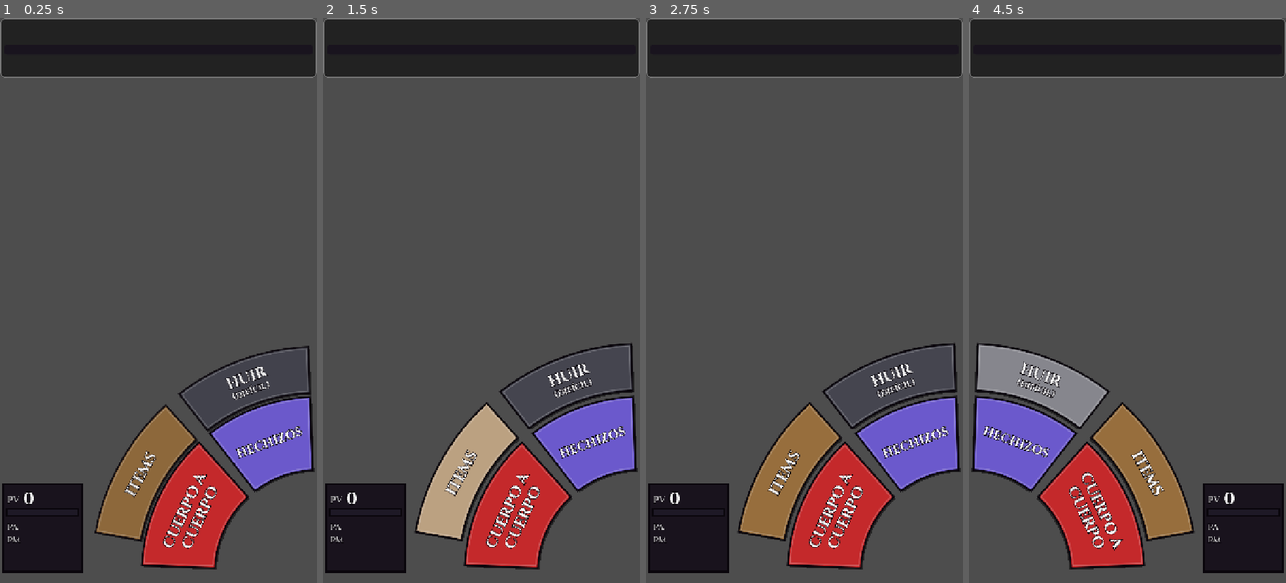
Above: before the commit, frames 1-4 (left to right).
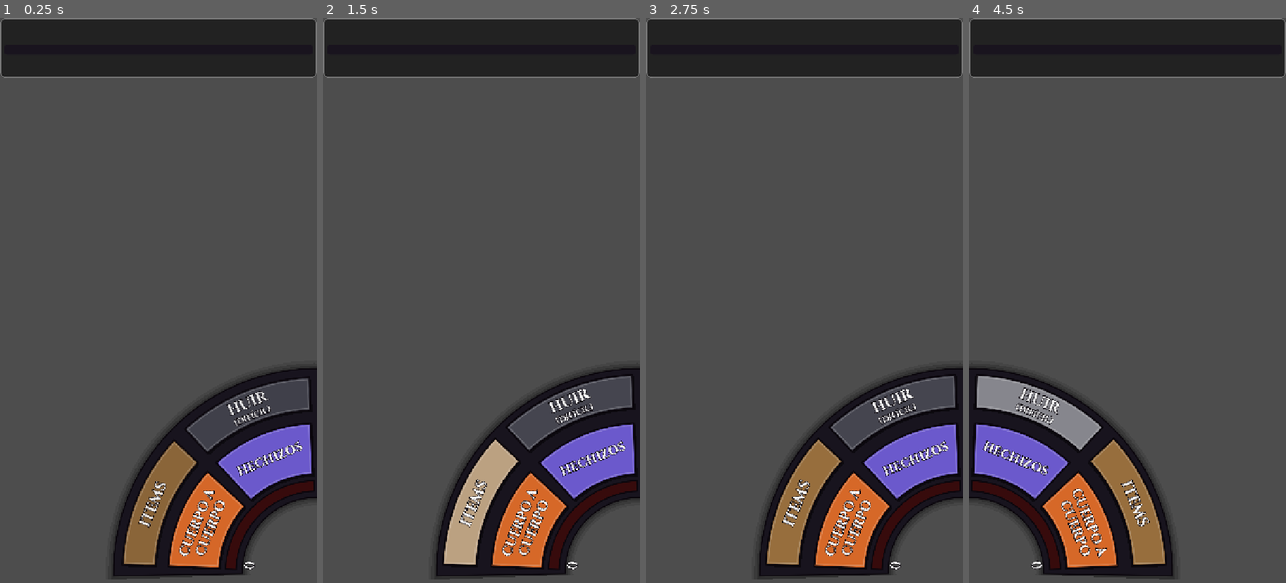
Above: after the commit, the same moments.

Repository: Clarexz/rpg-pixel-art-dark-fantasy
Game: Godot game, scene res://tools/tests/duel_ui_test.tscn
Two runs of this game, one before a commit and one after it. Both use one fixed random seed, a clock stepped at 60 frames per second and the inputs below. This scene is started directly instead of the project's main scene.
Inputs (mouse positions are in pixels of both pictures, inside the frame that each line leads up to):
- Up to frame 1 (0.25 s): no input
- Up to frame 2 (1.5 s): tap Enter at 0.5 s; drag from (481, 300) to (513, 176) at 0.52 s; drag from (418, 328) to (465, 413) at 1.27 s
- Up to frame 3 (2.75 s): move the mouse to (836, 176) at 2.02 s; hold D from 2.03 s (still down); tap M at 2.1 s
- Up to frame 4 (4.5 s): release D at 2.75 s; tap Space at 2.75, 3.77 s; drag from (1111, 413) to (1032, 215) at 2.77 s; tap Enter at 3.5 s; move the mouse to (1222, 385) at 3.52 s; hold A 3.53-4.25 s; tap F at 3.6 s; drag from (1032, 215) to (1079, 159) at 4.27 s

The runs differ from the first frame. In frame 1, 20% of the frame differs, in the area x 0-100%, y 58-100%; in frame 2, 20%; in frame 3, 20%; in frame 4, 21%, in the area x 0-100%, y 57-100%.

Commit message:
HUD del jugador dentro del arco: base de piedra, PV curva, PA/PM en segmentos junto a su botón; modo compacto con la cuadrícula; ITEMS y cuerpo a cuerpo con el mismo ancho
Co-Authored-By: Claude Opus 5.5 <noreply@anthropic.com>
Claude-Session: https://claude.ai/code/session_014Dsa23fScEoXoYDyqKzp3d

Diff:
--- a/combat/duel_ui.gd
+++ b/combat/duel_ui.gd
@@ -35,10 +35,10 @@
 ## Ángulos en grados desde el pivote (mano derecha): 180 = izquierda, 270 = arriba.
 ## Anillo 0 (interior) = lo más usado; anillo 1 (exterior) = lo menos usado.
 const ARC: Array[Dictionary] = [
-	{"text": "CUERPO A\nCUERPO", "color": CombatStyle.ATTACK, "ring": 0, "a0": 182.0, "a1": 228.0},
-	{"text": "HECHIZOS", "color": CombatStyle.SPELL, "ring": 0, "a0": 232.0, "a1": 268.0},
-	{"text": "ITEMS", "color": CombatStyle.ITEMS, "ring": 1, "a0": 190.0, "a1": 228.0},
-	{"text": "HUIR", "color": CombatStyle.FLEE, "ring": 1, "a0": 232.0, "a1": 268.0},
+	{"text": "CUERPO A\nCUERPO", "color": CombatStyle.MELEE, "ring": 0, "a0": 182.0, "a1": 223.0},
+	{"text": "HECHIZOS", "color": CombatStyle.SPELL, "ring": 0, "a0": 227.0, "a1": 268.0},
+	{"text": "ITEMS", "color": CombatStyle.ITEMS, "ring": 1, "a0": 182.0, "a1": 223.0},
+	{"text": "HUIR", "color": CombatStyle.FLEE, "ring": 1, "a0": 227.0, "a1": 268.0},
 ]
 ## Margen en la orilla de la mano de los botones de la cuadrícula.
 const HAND_MARGIN: float = 16.0
@@ -92,7 +92,7 @@
 	_hud.set_stats(hp, max_hp, pa, max_pa, pm, max_pm)
 
 
-## Para las pruebas: el HUD del jugador (esquina libre, lado contrario a la mano).
+## Para las pruebas: el HUD del jugador (integrado al arco; compacto en la esquina contraria).
 func player_hud() -> PlayerHud:
 	return _hud
 
@@ -127,6 +127,7 @@
 	_arc.left_handed = left_handed
 	_arc.set_entries(entries, true)
 	_arc.show()
+	_hud.compact = false
 
 
 ## Para las pruebas: punto global (centro) del sector `index` del menú en arco.
@@ -345,7 +346,7 @@
 	bottom_pad.mouse_filter = Control.MOUSE_FILTER_IGNORE
 	root.add_child(bottom_pad)
 
-	# Tus PV/PA/PM: esquina libre del lado contrario a la mano (ver PlayerHud).
+	# Tus PV/PA/PM: dibujados bajo el arco (ver PlayerHud).
 	_hud = PlayerHud.new()
 	add_child(_hud)
 
@@ -404,6 +405,7 @@
 		child.queue_free()
 	_buttons.clear()
 	_arc.hide()
+	_hud.compact = true
 	_buttons["back:0"] = _back_button
 	_buttons["end:0"] = _end_button
 	_cluster.columns = columns
--- a/tools/tests/duel_ui_test.gd
+++ b/tools/tests/duel_ui_test.gd
@@ -62,7 +62,7 @@
 			_check(_events == [[&"menu", i]], "%s: tocar menu:%d emitió %s" % [tag, i, _events])
 		# Un toque en el hueco entre sectores va a un vecino.
 		var side: float = -1.0 if left else 1.0
-		var gap_pt: Vector2 = pivot + Vector2(-cos(deg_to_rad(230.0)) * -1.0 * side, sin(deg_to_rad(230.0))) * 315.0
+		var gap_pt: Vector2 = pivot + Vector2(-cos(deg_to_rad(225.0)) * -1.0 * side, sin(deg_to_rad(225.0))) * 280.0
 		_events.clear()
 		await _tap(gap_pt)
 		_check(_events.size() == 1 and _events[0][1] in [0, 1], "%s: el hueco entre sectores emitió %s" % [tag, _events])
@@ -82,8 +82,8 @@
 	await _check_hud(ui, host)
 
 
-## El HUD del jugador vive en la esquina libre (lado contrario a la mano) y no
-## toca el arco ni ningún botón en ningún estado del menú.
+## El HUD del jugador: completo (pivote del arco) con el menú, y compacto
+## (cuarto de disco en la esquina contraria) cuando hay cuadrícula, sin cruzar botones.
 func _check_hud(ui: DuelUI, host: Control) -> void:
 	var spells: Array = [
 		{"name": "Trueno", "cost": 4}, {"name": "Egida", "cost": 3}, {"name": "Cura", "cost": 5},
@@ -105,21 +105,26 @@
 				"spells": ui.show_spells(spells, 20)
 				"items": ui.show_items(items)
 			await _wait(0.4)
-			var r: Rect2 = hud.get_global_rect()
 			var where: String = "%s/%s" % [tag, state]
 			_check(hud.is_visible_in_tree(), "%s: el HUD no se ve" % where)
-			_check(Rect2(Vector2.ZERO, host.size).encloses(r), "%s: el HUD se sale de la pantalla %s" % [where, r])
-			_check(r.size.x <= 190.0 and r.size.y <= 230.0, "%s: el HUD es muy grande %s" % [where, r.size])
+			_check(hud.get_global_rect().encloses(Rect2(Vector2.ZERO, host.size)), "%s: el HUD no cubre la pantalla" % where)
+			var arc: ArcMenu = ui.arc_menu()
+			var arc_pivot: Vector2 = arc.get_global_transform() * arc.pivot()
+			var hp: Vector2 = hud.get_global_transform() * hud.pivot()
+			if state == "menu":
+				_check(not hud.compact, "%s: el HUD debería estar en modo completo" % where)
+				_check(hp.is_equal_approx(arc_pivot), "%s: el pivote del HUD %s no coincide con el del arco %s" % [where, hp, arc_pivot])
+				_check(is_equal_approx(hud.dial_radius(), 462.0), "%s: radio del HUD completo %s" % [where, hud.dial_radius()])
+				continue
+			_check(hud.compact, "%s: el HUD debería estar en modo compacto" % where)
 			# Esquina contraria a la mano, pegada abajo.
-			var on_left: bool = r.get_center().x < host.size.x * 0.5
-			_check(on_left != left, "%s: el HUD no está en la esquina contraria a la mano %s" % [where, r])
-			_check(r.end.y > host.size.y - 40.0, "%s: el HUD no está pegado abajo %s" % [where, r])
-			# Arco: ningún punto del HUD cae dentro del radio exterior (520) del pivote.
-			var arc: ArcMenu = ui.arc_menu()
-			var pivot: Vector2 = arc.get_global_transform() * arc.pivot()
-			var near: Vector2 = Vector2(clampf(pivot.x, r.position.x, r.end.x), clampf(pivot.y, r.position.y, r.end.y))
-			_check(near.distance_to(pivot) > ArcMenu.RING_OUT[1] + 4.0, "%s: el HUD toca el arco (%.0f px del pivote)" % [where, near.distance_to(pivot)])
-			# Botones visibles: ninguno cruza el HUD.
+			var want_x: float = host.size.x if left else 0.0
+			_check(is_equal_approx(hp.x, 0.0 if not left else host.size.x), "%s: el pivote del HUD no está en la esquina contraria %s" % [where, hp])
+			_check(hp.x != arc_pivot.x and (hp.x == 0.0 or hp.x == host.size.x), "%s: pivote compacto en x=%s (mano en %s)" % [where, hp.x, arc_pivot.x])
+			_check(not is_equal_approx(hp.x, arc_pivot.x), "%s: el HUD compacto está en la esquina de la mano" % where)
+			_check(hp.y > host.size.y - 60.0, "%s: el HUD no está pegado abajo %s" % [where, hp])
+			_check(is_equal_approx(hud.dial_radius(), 214.0), "%s: el radio del cuarto de disco es %s" % [where, hud.dial_radius()])
+			# Botones visibles: el punto más cercano de cada uno al pivote queda fuera del cuarto de disco.
 			var rects: Array[Rect2] = []
 			for key: String in ["back:0", "end:0", "cell:0", "cell:1", "cell:2", "cell:3", "cell:4", "cell:5",
 					"spell:0", "spell:1", "spell:2", "spell:3", "spell:4", "item:0", "item:1", "item:2", "item:3"]:
@@ -127,9 +132,15 @@
 				if b != null and b.is_visible_in_tree():
 					rects.append(b.get_global_rect())
 			for br: Rect2 in rects:
-				_check(not r.intersects(br), "%s: el HUD cruza un botón %s" % [where, br])
-			if state in ["grid", "grid_util", "spells", "items"]:
-				_check(rects.size() >= 2, "%s: no se encontraron botones para comparar" % where)
+				var near: Vector2 = Vector2(clampf(hp.x, br.position.x, br.end.x), clampf(hp.y, br.position.y, br.end.y))
+				_check(near.distance_to(hp) > 214.0, "%s: el HUD compacto cruza un botón %s (a %.0f px)" % [where, br, near.distance_to(hp)])
+			_check(rects.size() >= 2, "%s: no se encontraron botones para comparar" % where)
+			# Los segmentos caen dentro de x 0..214 (o el espejo) y de la pantalla.
+			var seg: Rect2 = hud.segment_rect_global(&"pa", 0)
+			_check(Rect2(Vector2.ZERO, host.size).encloses(seg), "%s: el segmento de PA se sale de la pantalla %s" % [where, seg])
+			var limit_ok: bool = seg.end.x <= 214.0 if not left else seg.position.x >= host.size.x - 214.0
+			_check(limit_ok, "%s: el segmento de PA pasa de 214 px %s" % [where, seg])
+			_check(want_x == hp.x, "%s: pivote compacto en x=%s, debía ser %s" % [where, hp.x, want_x])
 	# 9 PA máximos con 3 llenos: 9 pips, 3 encendidos.
 	ui.left_handed = false
 	ui.apply_hand()
--- a/ui/combat/arc_menu.gd
+++ b/ui/combat/arc_menu.gd
@@ -12,8 +12,8 @@
 signal pressed(index: int)
 
 ## Radios de cada anillo (0 = interior, el más usado; 1 = exterior).
-const RING_IN: Array[float] = [230.0, 410.0]
-const RING_OUT: Array[float] = [400.0, 520.0]
+const RING_IN: Array[float] = [220.0, 370.0]
+const RING_OUT: Array[float] = [340.0, 450.0]
 ## Cuánto aguantan los toques fuera del sector (px): los huecos van al vecino.
 const HIT_TOLERANCE: float = 16.0
 const OUTLINE_W: float = 4.0
@@ -157,7 +157,7 @@
 
 ## Escala los radios si la pantalla es más angosta que 720.
 func _scale() -> float:
-	return clampf(size.x / 720.0, 0.6, 1.0)
+	return ArcMenu.scale_for(size.x)
 
 
 func _mid_radius(e: Dictionary) -> float:
@@ -166,9 +166,20 @@
 
 
 func _polar(p: Vector2, r: float, deg: float) -> Vector2:
+	return ArcMenu.polar(p, r, deg, left_handed)
+
+
+## Punto a distancia r y ángulo deg (grados, 180 = izquierda, 270 = arriba)
+## de p; en zurdo se espeja en horizontal. Lo comparte el HUD del jugador.
+static func polar(p: Vector2, r: float, deg: float, mirrored: bool) -> Vector2:
 	var a: float = deg_to_rad(deg)
 	var dx: float = cos(a) * r
-	return p + Vector2(-dx if left_handed else dx, sin(a) * r)
+	return p + Vector2(-dx if mirrored else dx, sin(a) * r)
+
+
+## Escala de los radios para un ancho de pantalla dado.
+static func scale_for(width: float) -> float:
+	return clampf(width / 720.0, 0.6, 1.0)
 
 
 ## Polígono del sector, encogido `inset` px por todos los lados.
--- a/ui/combat/player_hud.gd
+++ b/ui/combat/player_hud.gd
@@ -1,46 +1,50 @@
 class_name PlayerHud
 extends Control
-## Estado del jugador en combate, dibujado por código y recto (sin diagonales):
-## PV con número grande y barra, y debajo los PA (círculos dorados) y los PM
-## (rombos morados), uno por punto máximo: lleno = disponible, hueco = gastado.
+## Estado del jugador en combate, integrado en el arco del menú: PV como un
+## arco largo, y PA / PM como segmentos curvos, uno por punto máximo (encendido =
+## disponible, apagado = gastado). Dibujado por código, a pantalla completa y
+## por debajo del ArcMenu (que comparte pivote y geometría).
 ##
-## Dónde va (lo coloca DuelUI): en la esquina inferior del lado CONTRARIO a la
-## mano, dentro del hueco que deja el arco del menú. El arco sale del pivote
-## (esquina inferior de la mano) con radio exterior 520 px; en 720 de ancho el
-## borde más cercano del HUD (su esquina inferior interna) queda a 532 px del
-## pivote, así que nunca lo toca. La cuadrícula/botones útiles ocupan como
-## mucho 480 px pegados a la orilla de la mano (x 224..704), y el HUD llega
-## hasta x 188: no se cruzan en ningún estado, y como el HUD no se mueve no
-## hace falta recalcular nada al cambiar de menú.
-
-## Tamaño fijo del panel y su separación de la orilla (la zona segura de abajo
-## es la misma que la del arco y los botones).
-const HUD_SIZE: Vector2 = Vector2(182.0, 202.0)
-const EDGE_MARGIN: float = 6.0
+## Dos modos (propiedad `compact`):
+## - Completo: pivote = el del arco (esquina de la mano). Base de piedra grande
+##   detrás del arco; PV y PA/PM caen justo en los bordes de los anillos.
+## - Compacto: cuando la cuadrícula/hechizos/items ocupan la esquina de la
+##   mano, el HUD pasa a un cuarto de disco de 214 px en la esquina contraria,
+##   abierto hacia el centro. No llega a la cuadrícula (empieza en x≈224).
+## Ángulos como en ArcMenu (diestro: 180 = izquierda, 270 = arriba; zurdo espeja).
+
 const BOTTOM_MARGIN: float = 24.0
-
-const PAD: float = 8.0
-const PIP_R: float = 9.0
-const PIP_GAP: float = 3.0
-const PIP_COLS: int = 6
-const ROW_PITCH: float = 22.0
-const HP_BAR_H: float = 20.0
-const NUM_SIZE: int = 40
-const LABEL_SIZE: int = 20
-const LABEL_W: float = 34.0
-
-const COLOR_HP: Color = Color(0.8, 0.2, 0.22)
-const COLOR_PA: Color = Color(0.91, 0.72, 0.28)
-const COLOR_PM: Color = Color(0.42, 0.35, 0.8)
-const COLOR_EMPTY: Color = Color(0.12, 0.1, 0.15)
+## Radio del cuarto de disco del modo compacto.
+const COMPACT_R: float = 214.0
+const STEP_DEG: float = 3.0
+const SEG_GAP_DEG: float = 1.6
+
+const COLOR_HP: Color = Color8(196, 40, 44)
+const COLOR_PA: Color = CombatStyle.MELEE
+const COLOR_PM: Color = Color8(140, 120, 255)
+const COLOR_OFF: Color = Color8(40, 34, 46)
+const COLOR_STONE: Color = Color8(22, 17, 28, 230)
 
 const HP_FLASH_TIME: float = 0.35
 const PIP_ANIM_TIME: float = 0.3
+const MODE_FADE_TIME: float = 0.15
+
+## Rangos de ángulo (iguales en los dos modos): PA junto al suelo, PM hacia arriba.
+const PA_A: Vector2 = Vector2(182.0, 223.0)
+const PM_A: Vector2 = Vector2(227.0, 268.0)
+const HP_A: Vector2 = Vector2(182.0, 268.0)
 
 var left_handed: bool = false:
 	set(value):
 		left_handed = value
-		place()
+		queue_redraw()
+var compact: bool = false:
+	set(value):
+		if value == compact:
+			return
+		compact = value
+		_fade_in()
+		queue_redraw()
 
 var _hp: int = 0
 var _max_hp: int = 1
@@ -54,29 +58,96 @@
 ## +1 = se acaba de recuperar, -1 = se acaba de gastar.
 var _pip_t: Dictionary = {&"pa": [], &"pm": []}
 var _pip_dir: Dictionary = {&"pa": [], &"pm": []}
+var _tween: Tween
 
 
 func _init() -> void:
 	mouse_filter = Control.MOUSE_FILTER_IGNORE
-	custom_minimum_size = HUD_SIZE
+	set_anchors_preset(Control.PRESET_FULL_RECT)
 	set_process(false)
-	place()
-
-
-## Esquina inferior del lado contrario a la mano (diestro: abajo-izquierda).
-func place() -> void:
-	if left_handed:
-		set_anchors_preset(Control.PRESET_BOTTOM_RIGHT)
-		offset_left = -(EDGE_MARGIN + HUD_SIZE.x)
-		offset_right = -EDGE_MARGIN
+
+
+func _ready() -> void:
+	resized.connect(queue_redraw)
+
+
+# --- Geometría compartida ----------------------------------------------------
+
+func _scale() -> float:
+	return ArcMenu.scale_for(size.x)
+
+
+## El modo compacto va en la esquina contraria, y todo se espeja con ella.
+func _mirrored() -> bool:
+	return left_handed != compact
+
+
+## Pivote local del modo actual. En modo completo coincide con ArcMenu.pivot().
+func pivot() -> Vector2:
+	return Vector2(0.0 if _mirrored() else size.x, size.y - BOTTOM_MARGIN)
+
+
+## Radio exterior de la base (para las pruebas): lo que ocupa el HUD desde su pivote.
+func dial_radius() -> float:
+	return (COMPACT_R if compact else 462.0) * _scale()
+
+
+## Geometría del modo actual (radios sin escalar).
+func _geo() -> Dictionary:
+	if compact:
+		return {"base": Vector2(0.0, COMPACT_R), "base_a": Vector2(180.0, 270.0),
+				"hp": Vector2(150.0, 170.0), "seg": Vector2(112.0, 132.0),
+				"num_r": 62.0, "num_a": 225.0, "num_size": 32}
+	return {"base": Vector2(170.0, 462.0), "base_a": Vector2(179.0, 271.0),
+			"hp": Vector2(184.0, 208.0), "seg": Vector2(344.0, 366.0),
+			"num_r": 154.0, "num_a": 186.0, "num_size": 30}
+
+
+func _pt(r: float, deg: float) -> Vector2:
+	return ArcMenu.polar(pivot(), r, deg, _mirrored())
+
+
+## Sector anular (o de disco si r0 <= 0), r en px reales.
+func _sector(r0: float, r1: float, a0: float, a1: float) -> PackedVector2Array:
+	var pts: PackedVector2Array = PackedVector2Array()
+	var steps: int = maxi(2, ceili(absf(a1 - a0) / STEP_DEG))
+	for s: int in steps + 1:
+		pts.append(_pt(r1, lerpf(a0, a1, float(s) / steps)))
+	if r0 <= 0.5:
+		pts.append(pivot())
 	else:
-		set_anchors_preset(Control.PRESET_BOTTOM_LEFT)
-		offset_left = EDGE_MARGIN
-		offset_right = EDGE_MARGIN + HUD_SIZE.x
-	offset_top = -(BOTTOM_MARGIN + HUD_SIZE.y)
-	offset_bottom = -BOTTOM_MARGIN
-	queue_redraw()
-
+		for s: int in steps + 1:
+			pts.append(_pt(r0, lerpf(a1, a0, float(s) / steps)))
+	return pts
+
+
+func _seg_range(kind: StringName) -> Vector2:
+	return PA_A if kind == &"pa" else PM_A
+
+
+## Ángulos (a0, a1) del segmento i de `kind`, ya con el hueco entre segmentos.
+func _seg_angles(kind: StringName, i: int) -> Vector2:
+	var rng: Vector2 = _seg_range(kind)
+	var n: int = maxi(pip_count(kind), 1)
+	var step: float = (rng.y - rng.x) / n
+	return Vector2(rng.x + i * step + SEG_GAP_DEG * 0.5, rng.x + (i + 1) * step - SEG_GAP_DEG * 0.5)
+
+
+## Para las pruebas: rectángulo global que envuelve al segmento i de `kind`.
+func segment_rect_global(kind: StringName, i: int) -> Rect2:
+	var g: Dictionary = _geo()
+	var k: float = _scale()
+	var seg: Vector2 = g.seg
+	var a: Vector2 = _seg_angles(kind, i)
+	var pts: PackedVector2Array = _sector(seg.x * k, seg.y * k, a.x, a.y)
+	var xf: Transform2D = get_global_transform()
+	var r: Rect2 = Rect2(xf * pts[0], Vector2.ZERO)
+	for q: Vector2 in pts:
+		r = r.expand(xf * q)
+	return r
+
+
+# --- Datos -------------------------------------------------------------------
 
 func set_stats(hp: int, max_hp: int, pa: int, max_pa: int, pm: int, max_pm: int) -> void:
 	if _started:
@@ -100,7 +171,7 @@
 	queue_redraw()
 
 
-## Para las pruebas: cuántos pips hay de "pa" o "pm" y cuántos están llenos.
+## Para las pruebas: cuántos segmentos hay de "pa" o "pm" y cuántos están encendidos.
 func pip_count(kind: StringName) -> int:
 	return _max_pa if kind == &"pa" else _max_pm
 
@@ -120,7 +191,7 @@
 	return a
 
 
-## Marca qué pips cambiaron para que hagan "pop" o se enciendan.
+## Marca qué segmentos cambiaron para que hagan "pop" o se enciendan.
 func _note_change(kind: StringName, before: int, after: int, new_max: int) -> void:
 	var t: Array = _pip_t[kind]
 	var dir: Array = _pip_dir[kind]
@@ -142,6 +213,16 @@
 		set_process(true)
 
 
+func _fade_in() -> void:
+	if _tween:
+		_tween.kill()
+	if not is_inside_tree():
+		return
+	self_modulate.a = 0.0
+	_tween = create_tween()
+	_tween.tween_property(self, "self_modulate:a", 1.0, MODE_FADE_TIME)
+
+
 func _process(delta: float) -> void:
 	var busy: bool = false
 	if _hp_flash > 0.0:
@@ -158,74 +239,84 @@
 		set_process(false)
 
 
+# --- Dibujo ------------------------------------------------------------------
+
 func _draw() -> void:
+	var g: Dictionary = _geo()
+	var k: float = _scale()
+	var base: Vector2 = g.base
+	var base_a: Vector2 = g.base_a
+	# Sombra suave (polígonos un poco más grandes, cada vez más tenues) y base de piedra.
+	for j: int in 3:
+		var grow: float = 18.0 - 6.0 * j
+		var sh: PackedVector2Array = _sector(maxf(base.x * k - grow, 0.0), base.y * k + grow, base_a.x - 1.0, base_a.y + 1.0)
+		draw_colored_polygon(sh, Color(0, 0, 0, 0.1 + 0.05 * j))
+	var stone: PackedVector2Array = _sector(base.x * k, base.y * k, base_a.x, base_a.y)
+	draw_colored_polygon(stone, COLOR_STONE)
+	_outline(stone, CombatStyle.OUTLINE, 3.0)
+	# PV: fondo oscuro y relleno proporcional.
+	var hp: Vector2 = g.hp
+	var back: PackedVector2Array = _sector(hp.x * k, hp.y * k, HP_A.x, HP_A.y)
+	draw_colored_polygon(back, COLOR_HP.darkened(0.72))
+	var frac: float = clampf(float(_hp) / float(_max_hp), 0.0, 1.0)
+	if frac > 0.0:
+		var fill: PackedVector2Array = _sector(hp.x * k, hp.y * k, HP_A.x, HP_A.x + (HP_A.y - HP_A.x) * frac)
+		draw_colored_polygon(fill, COLOR_HP.lerp(Color.WHITE, _hp_flash))
+		_outline(fill, CombatStyle.OUTLINE, 3.0)
+	_outline(back, CombatStyle.OUTLINE, 3.0)
+	_draw_number(g, k)
+	_segments(&"pa", COLOR_PA, g, k)
+	_segments(&"pm", COLOR_PM, g, k)
+
+
+func _outline(pts: PackedVector2Array, color: Color, w: float) -> void:
+	var o: PackedVector2Array = pts.duplicate()
+	o.append(pts[0])
+	draw_polyline(o, color, w, true)
+
+
+## Número de PV girado a lo largo del arco (tangente), nunca de cabeza.
+func _draw_number(g: Dictionary, k: float) -> void:
 	var font: Font = CombatStyle.title_font()
-	# Fondo semitransparente con borde oscuro de 4 px, esquinas rectas.
-	draw_rect(Rect2(Vector2.ZERO, size), CombatStyle.PANEL)
-	draw_rect(Rect2(Vector2(2, 2), size - Vector2(4, 4)), CombatStyle.OUTLINE, false, 4.0)
-	var inner_w: float = size.x - PAD * 2.0
-	var y: float = PAD + 2.0
-	# PV: etiqueta chica + número grande con contorno oscuro.
-	_text(font, "PV", Vector2(PAD + 2.0, y + 34.0), LABEL_SIZE, Color(1, 1, 1, 0.75), 4)
-	_text(font, str(_hp), Vector2(PAD + LABEL_W + 4.0, y + 38.0), NUM_SIZE, Color.WHITE, 8)
-	y += 46.0
-	# Barra de PV: recta, contorno oscuro, destello blanco al recibir daño.
-	var bar: Rect2 = Rect2(PAD, y, inner_w, HP_BAR_H)
-	draw_rect(bar, COLOR_EMPTY)
-	var frac: float = clampf(float(_hp) / float(_max_hp), 0.0, 1.0)
-	draw_rect(Rect2(bar.position, Vector2(bar.size.x * frac, bar.size.y)), COLOR_HP.lerp(Color.WHITE, _hp_flash))
-	draw_rect(bar.grow(-2.0), CombatStyle.OUTLINE, false, 4.0)
-	y += HP_BAR_H + 12.0
-	y = _pip_rows(font, &"pa", "PA", y)
-	y += 8.0
-	_pip_rows(font, &"pm", "PM", y)
-
-
-## Filas de pips con su etiqueta; devuelve la y donde terminan.
-func _pip_rows(font: Font, kind: StringName, label: String, y: float) -> float:
-	var total: int = pip_count(kind)
-	var lit: int = lit_count(kind)
-	var color: Color = COLOR_PA if kind == &"pa" else COLOR_PM
+	var fs: int = g.num_size
+	var center: Vector2 = _pt(float(g.num_r) * k, g.num_a)
+	var radial: Vector2 = (center - pivot()).normalized()
+	var tangent: Vector2 = Vector2(-radial.y, radial.x)
+	if tangent.x < 0.0:
+		tangent = -tangent
+	var text: String = str(_hp)
+	var w: float = font.get_string_size(text, HORIZONTAL_ALIGNMENT_LEFT, -1, fs).x
+	draw_set_transform_matrix(Transform2D(tangent.angle(), center))
+	var at: Vector2 = Vector2(-w * 0.5, fs * 0.35)
+	draw_string_outline(font, at, text, HORIZONTAL_ALIGNMENT_LEFT, -1, fs, 6, CombatStyle.OUTLINE)
+	draw_string(font, at, text, HORIZONTAL_ALIGNMENT_LEFT, -1, fs, Color.WHITE)
+	draw_set_transform_matrix(Transform2D.IDENTITY)
+
+
+func _segments(kind: StringName, color: Color, g: Dictionary, k: float) -> void:
+	var seg: Vector2 = g.seg
 	var t: Array = _pip_t[kind]
 	var dir: Array = _pip_dir[kind]
-	_text(font, label, Vector2(PAD + 2.0, y + 17.0), LABEL_SIZE - 2, Color(1, 1, 1, 0.75), 4)
-	var x0: float = PAD + LABEL_W + 4.0 + PIP_R
-	var step: float = PIP_R * 2.0 + PIP_GAP
-	for i: int in total:
-		var c: Vector2 = Vector2(x0 + (i % PIP_COLS) * step, y + PIP_R + 1.0 + (i / PIP_COLS) * ROW_PITCH)
+	var lit: int = lit_count(kind)
+	for i: int in pip_count(kind):
+		var a: Vector2 = _seg_angles(kind, i)
 		var anim: float = t[i] if i < t.size() else 0.0
 		var d: float = dir[i] if i < dir.size() else 0.0
-		var filled: bool = i < lit or (anim > 0.0 and d < 0.0)
-		var scale: float = 1.0
-		var fill: Color = color if filled else COLOR_EMPTY
+		var on: bool = i < lit or (anim > 0.0 and d < 0.0)
+		var grow: float = 0.0
+		var fill: Color = color if on else COLOR_OFF
 		if anim > 0.0:
-			# Gastado: crece y se vuelve blanco mientras se apaga. Recuperado: se enciende con destello.
-			scale = 1.0 + (0.5 if d < 0.0 else 0.35) * anim
-			if filled:
+			# Gastado: crece y se vuelve blanco al apagarse. Recuperado: se enciende con destello.
+			grow = (5.0 if d < 0.0 else 3.5) * anim
+			if on:
 				fill = color.lerp(Color.WHITE, anim)
-		_pip(kind, c, PIP_R * scale, fill, color, filled)
-	var rows: int = maxi(ceili(float(total) / PIP_COLS), 1)
-	return y + rows * ROW_PITCH
-
-
-func _pip(kind: StringName, c: Vector2, r: float, fill: Color, edge: Color, filled: bool) -> void:
-	var pts: PackedVector2Array = PackedVector2Array()
-	if kind == &"pa":
-		var n: int = 20
-		for k: int in n:
-			var a: float = TAU * k / n
-			pts.append(c + Vector2(cos(a), sin(a)) * r)
-	else:
-		# Rombo: cuatro vértices sobre los ejes (forma propia de los PM).
-		var rr: float = r * 1.2
-		pts = PackedVector2Array([c + Vector2(0, -rr), c + Vector2(rr, 0), c + Vector2(0, rr), c + Vector2(-rr, 0)])
-	draw_colored_polygon(pts, fill)
-	var outline: PackedVector2Array = pts.duplicate()
-	outline.append(pts[0])
-	# Lleno: borde oscuro. Hueco: borde del color apagado para que se lea el máximo.
-	draw_polyline(outline, CombatStyle.OUTLINE if filled else edge.darkened(0.45), 2.5)
-
-
-func _text(font: Font, text: String, pos: Vector2, font_size: int, color: Color, outline: int) -> void:
-	draw_string_outline(font, pos, text, HORIZONTAL_ALIGNMENT_LEFT, -1.0, font_size, outline, CombatStyle.OUTLINE)
-	draw_string(font, pos, text, HORIZONTAL_ALIGNMENT_LEFT, -1.0, font_size, color)
+		var r0: float = seg.x * k - grow
+		var r1: float = seg.y * k + grow
+		var pts: PackedVector2Array = _sector(r0, r1, a.x, a.y)
+		draw_colored_polygon(pts, fill)
+		_outline(pts, CombatStyle.OUTLINE, 2.0)
+		if on:
+			var hl: PackedVector2Array = PackedVector2Array()
+			for s: int in 7:
+				hl.append(_pt(r1 - 3.0, lerpf(a.x + 0.4, a.y - 0.4, float(s) / 6.0)))
+			draw_polyline(hl, color.lightened(0.45), 3.0, true)
--- a/ui/theme/combat_style.gd
+++ b/ui/theme/combat_style.gd
@@ -9,6 +9,8 @@
 const SKEW: float = 0.3
 
 const ATTACK: Color = Color(0.77, 0.16, 0.17)
+## Brasa: cuerpo a cuerpo y puntos de acción (no cambia ATTACK, que usan las celdas).
+const MELEE: Color = Color8(214, 104, 40)
 const SPELL: Color = Color(0.42, 0.35, 0.8)
 const ITEMS: Color = Color(0.59, 0.43, 0.24)
 const FLEE: Color = Color(0.27, 0.27, 0.31)
